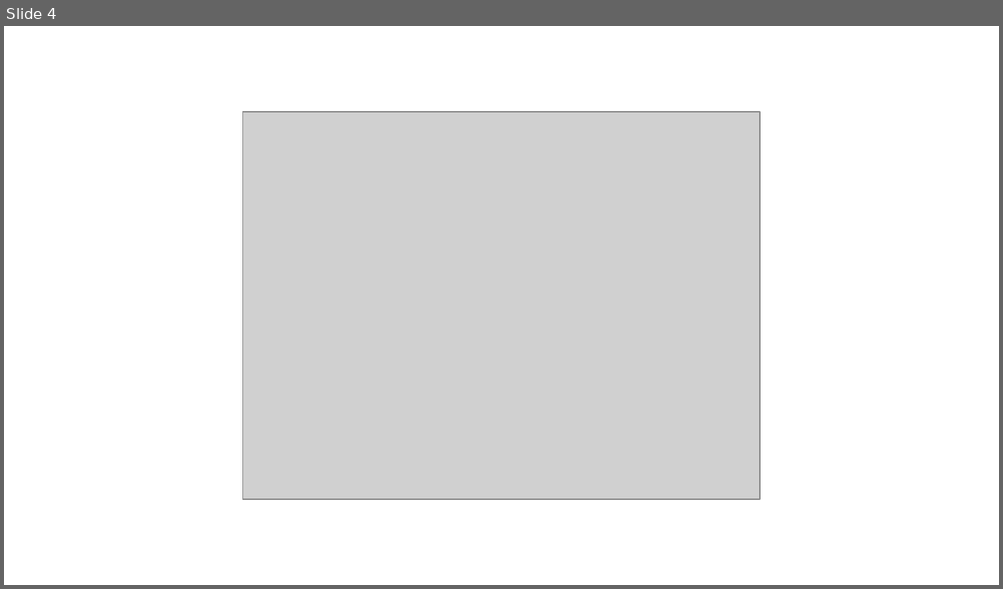
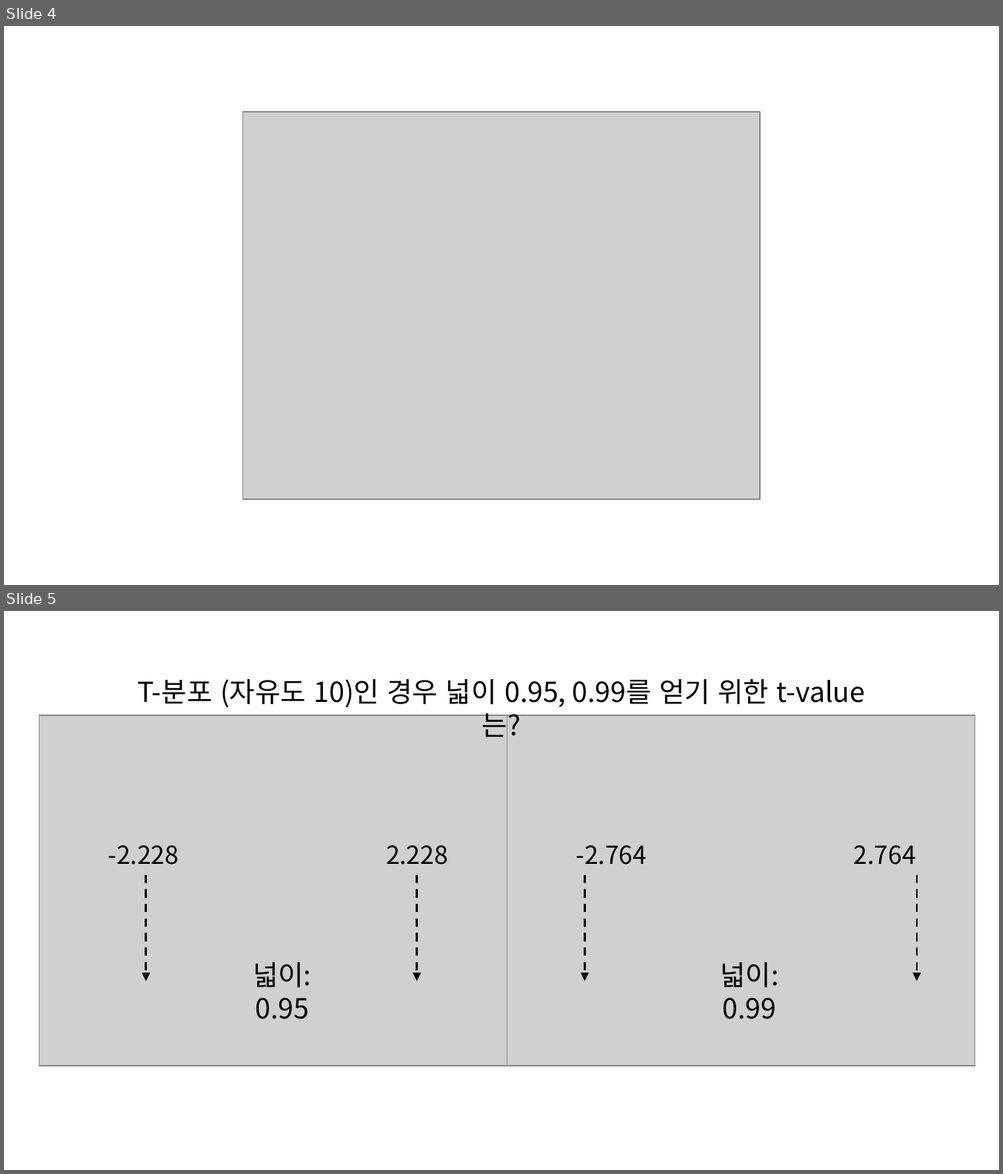
Before and after one commit to answeredbyablemind/answeredbyablemind.github.io, a slide deck: pics/2021-01-05-confidence_interval/pics.pptx. Shown one above the other, each under a label of ours: slide 4 before the commit, slides 4 and 5 after it. The pictures are 1003x589 and 1003x1174 pixels, drawn with LibreOffice and Linux fonts; fonts in the diff are those of the drawing; grey boxes stand for pictures. Boxes give left, top, right and bottom in pixels: in the first picture for what was removed or moved away, otherwise in the second. Text is boxed around its words. In the diff, an @@ line names an element or a change of style, - is before the commit and + after.

```diff
--- a/pics/2021-01-05-confidence_interval/pics.pptx
+++ b/pics/2021-01-05-confidence_interval/pics.pptx
@@ slide 5 added at box(4, 611, 999, 1170), background #FFFFFF @@
@@ text added at box(138, 679, 865, 707), 20 pt, text #000000 @@
+T-분포 (자유도 10)인 경우 넓이 0.95, 0.99를 얻기 위한 t-value는?
@@ picture added at box(39, 715, 506, 1067) @@
@@ picture added at box(507, 715, 975, 1067) @@
@@ text added at box(108, 846, 179, 865), 18 pt, text #000000 @@
+-2.228
@@ text added at box(386, 846, 448, 865), 18 pt, text #000000 @@
+2.228
@@ text added at box(576, 846, 646, 865), 18 pt, text #000000 @@
+-2.764
@@ text added at box(854, 846, 916, 865), 18 pt, text #000000 @@
+2.764
@@ arrow added from (146, 876) to (146, 981), #000000 1.5 pt dashed @@
@@ arrow added from (417, 876) to (417, 981), #000000 1.5 pt dashed @@
@@ arrow added from (585, 876) to (585, 981), #000000 1.5 pt dashed @@
@@ arrow added from (916, 876) to (916, 981), #000000 1.5 pt dashed @@
@@ text added at box(253, 963, 311, 1019), 20 pt, text #000000 @@
+넓이: 0.95
@@ text added at box(720, 963, 778, 1019), 20 pt, text #000000 @@
+넓이: 0.99
```
Also in this commit, not shown: 3 other files.
